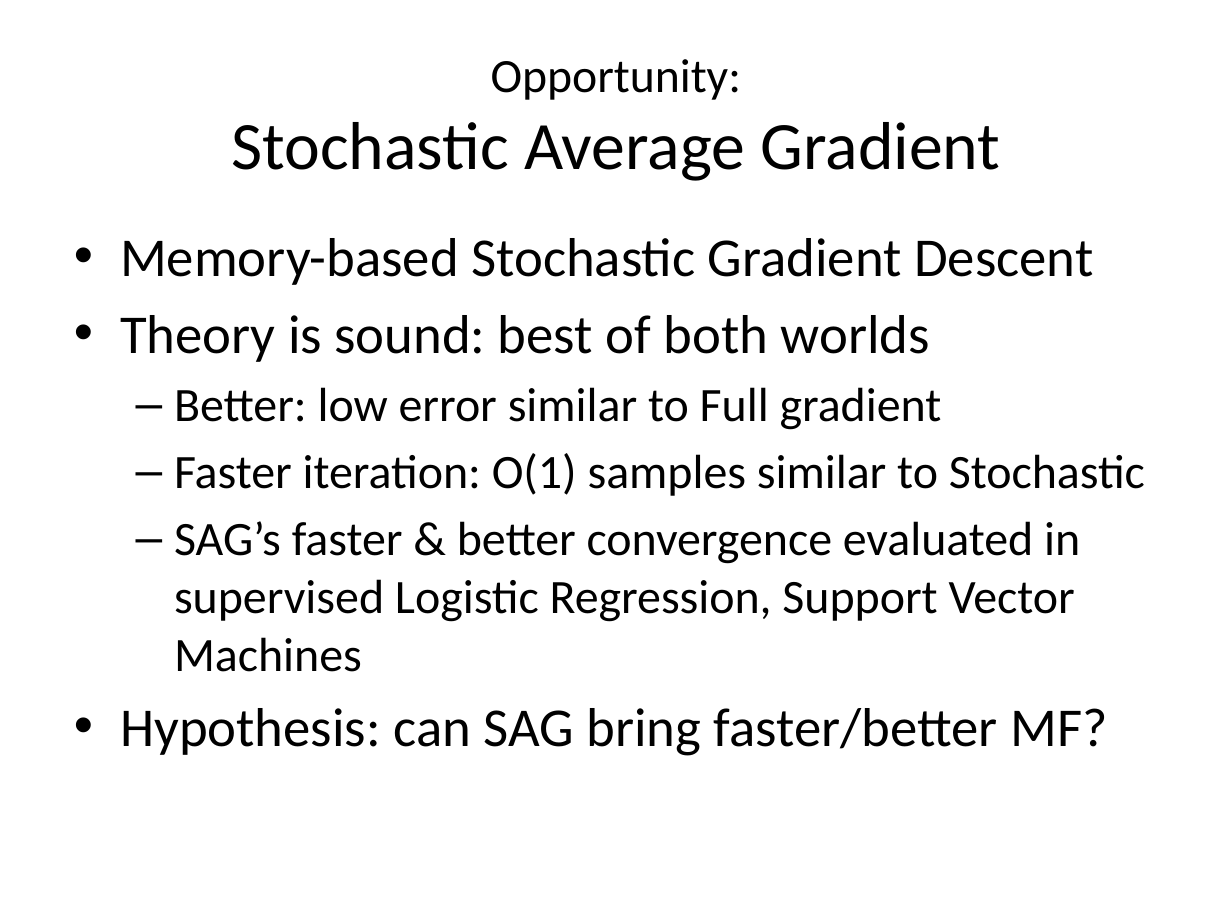
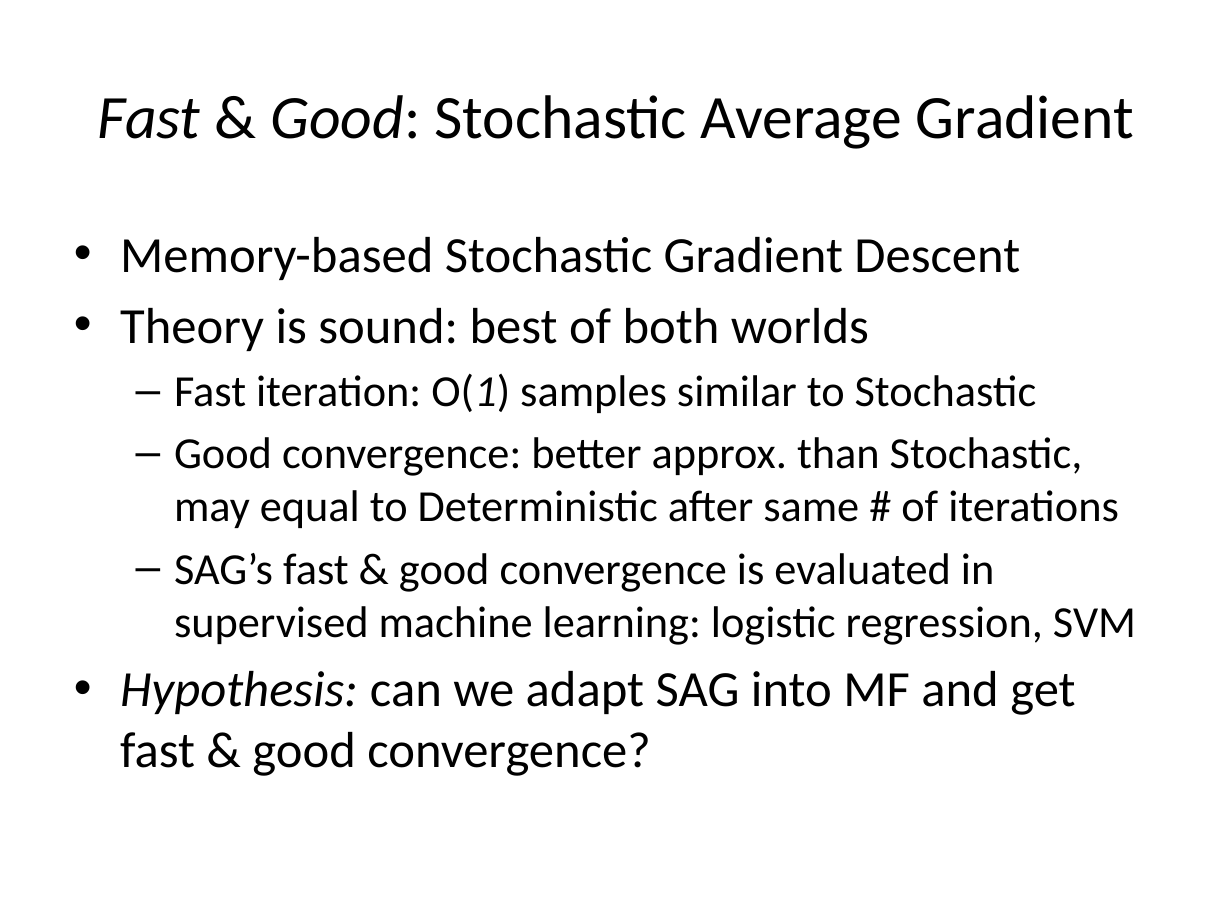
Before and after one commit to jamestklo/MatrixFactorizationMatlab, a slide deck: slide 10 of cs534L-SAGmf.pptx (slide 5 before the commit). Drawn at 1232x924 pixels with LibreOffice and Linux fonts; fonts in the diff are those of the drawing. Boxes give left, top, right and bottom in pixels: in the first picture for what was removed or moved away, otherwise in the second. Text is boxed around its words. In the diff, an @@ line names an element or a change of style, - is before the commit and + after.

```diff
--- a/cs534L-SAGmf.pptx
+++ b/cs534L-SAGmf.pptx
@@ title at [98, 95, 1134, 149]: text changed; size 39.6 to 36 pt @@
-Opportunity:
-Stochastic Average Gradient
+Fast & Good: Stochastic Average Gradient
@@ text at [120, 237, 1020, 351]: size 32 to 29.6 pt in "Memory-based Stochastic Gradient Descent", "Theory is sound: best of both worlds" @@
@@ text at [120, 373, 1136, 776]: text changed; size 28 to 25.9 pt @@
-  – Better: low error similar to Full gradient
-  – Faster iteration: O(1) samples similar to Stochastic
-  – SAG’s faster & better convergence evaluated in supervised Logistic Regression, Support Vector Machines
-• Hypothesis: can SAG bring faster/better MF?
+  – Fast iteration: O(1) samples similar to Stochastic
+  – Good convergence: better approx. than Stochastic, may equal to Deterministic after same # of iterations
+  – SAG’s fast & good convergence is evaluated in supervised machine learning: logistic regression, SVM
+• Hypothesis: can we adapt SAG into MF and get fast & good convergence?
```
Also in this commit, not shown: 23 other slides changed, 20 slides added, 5 slides removed, 1 other file.
